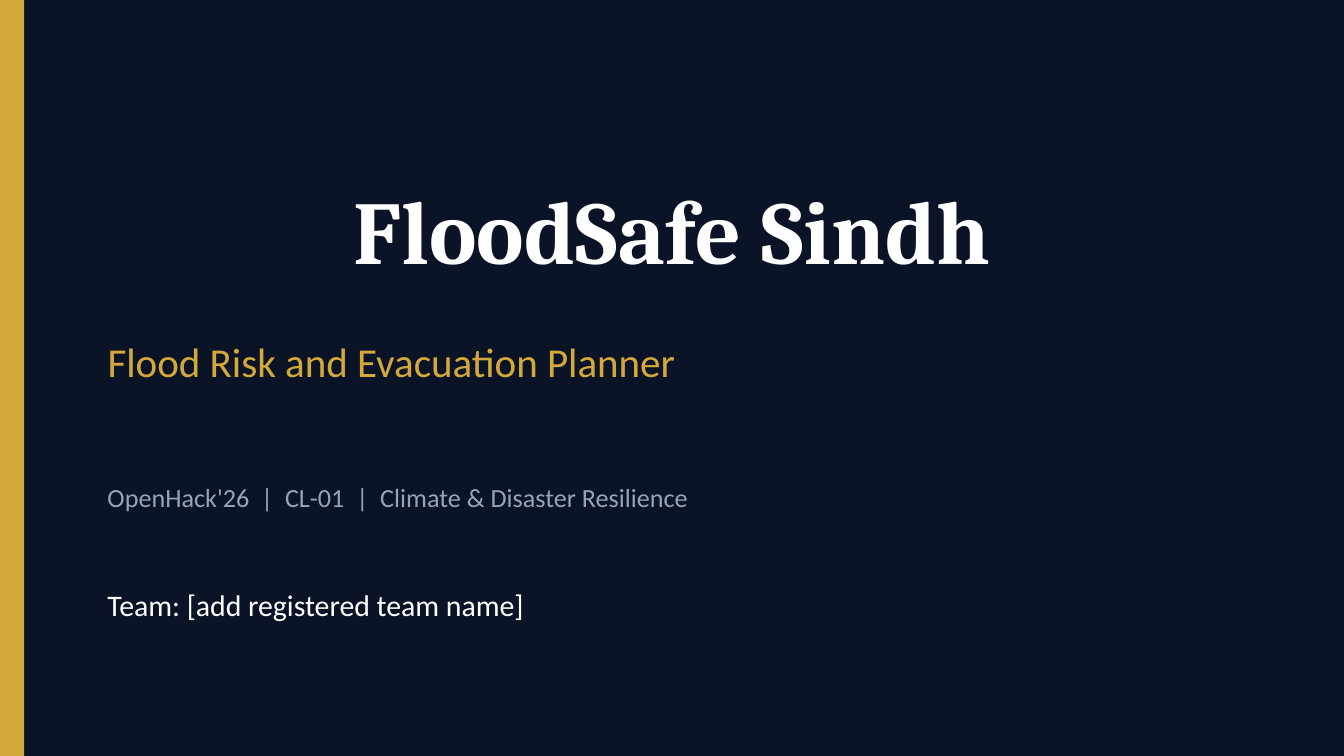
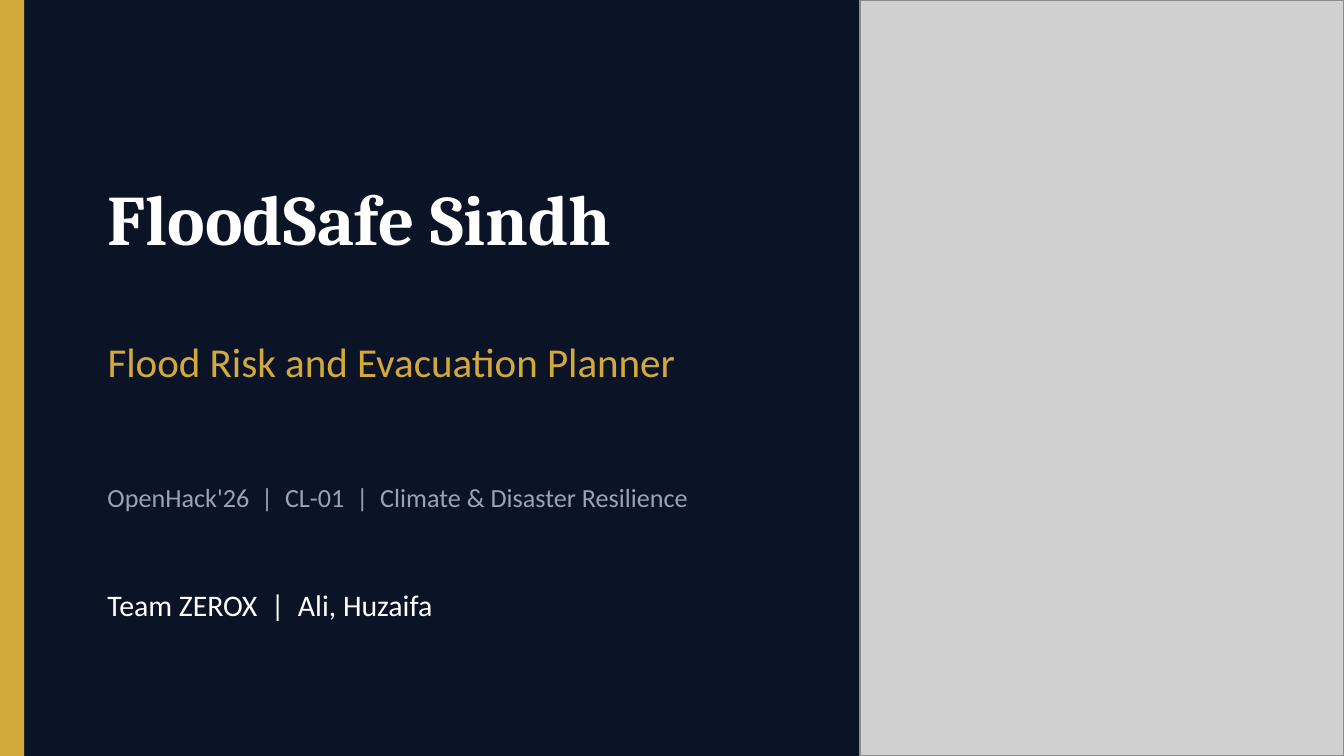
Before and after one commit to Real-tech-ui/floodsafe-Sindh, a slide deck: slide 1 of FloodSafe_Sindh_OpenHack26.pptx. Drawn at 1344x756 pixels with LibreOffice and Linux fonts; fonts in the diff are those of the drawing; grey boxes stand for pictures. Boxes give left, top, right and bottom in pixels: in the first picture for what was removed or moved away, otherwise in the second. Text is boxed around its words. In the diff, an @@ line names an element or a change of style, - is before the commit and + after.

```diff
--- a/FloodSafe_Sindh_OpenHack26.pptx
+++ b/FloodSafe_Sindh_OpenHack26.pptx
@@ picture added at (x1=860, y1=0, x2=1344, y2=755) @@
@@ title "FloodSafe Sindh" at (x1=108, y1=194, x2=611, y2=246): size 48 to 38 pt; alignment centre to left @@
@@ text at (x1=107, y1=595, x2=432, y2=620): text changed @@
-Team: [add registered team name]
+Team ZEROX | Ali, Huzaifa
```
Also in this commit, not shown: 2 other slides changed.
